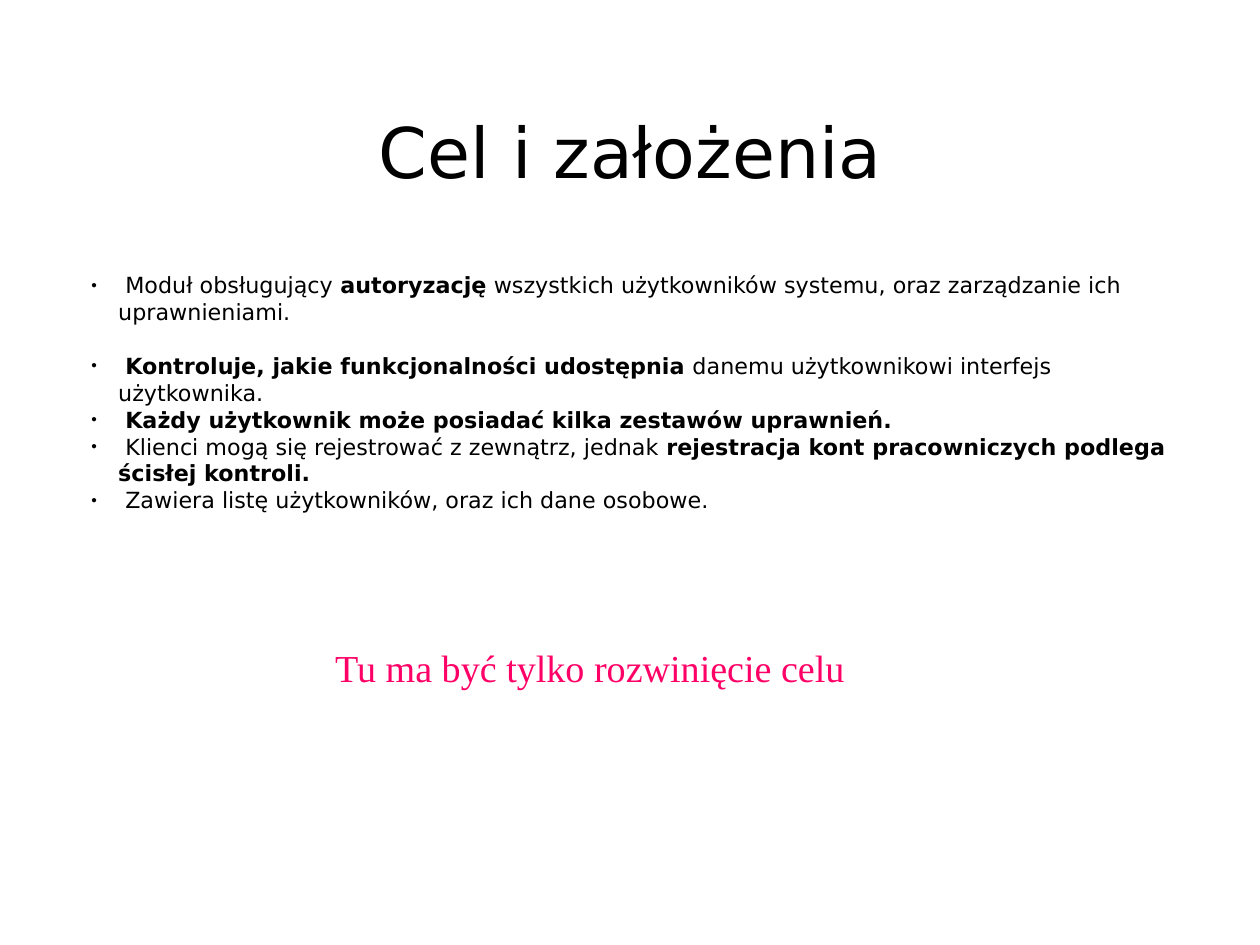
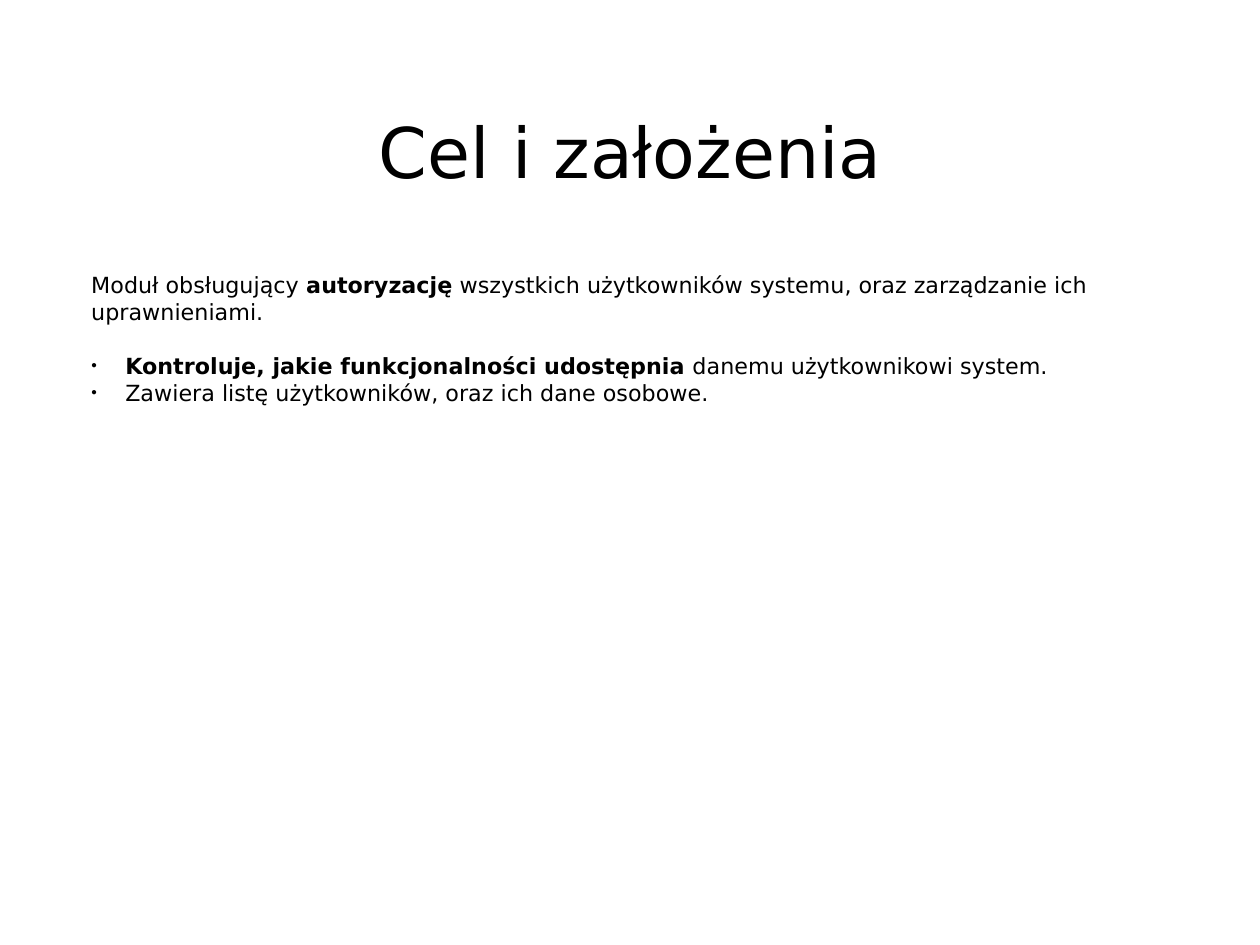
Before and after one commit to KKozlowski/IO2015, a slide deck: slide 2 of projektanci/dostęp/proj_prez.ppt. Drawn at 1260x945 pixels with LibreOffice and Linux fonts; fonts in the diff are those of the drawing. Boxes give left, top, right and bottom in pixels: in the first picture for what was removed or moved away, otherwise in the second. Text is boxed around its words. In the diff, an @@ line names an element or a change of style, - is before the commit and + after.

```diff
--- a/projektanci/dostęp/proj_prez.ppt
+++ b/projektanci/dostęp/proj_prez.ppt
@@ text at <box>91,275,1086,325</box>: bullet ● to none @@
@@ text at <box>125,356,1047,379</box>: text changed @@
-● Kontroluje, jakie funkcjonalności udostępnia danemu użytkownikowi interfejs użytkownika.
-● Każdy użytkownik może posiadać kilka zestawów uprawnień.
-● Klienci mogą się rejestrować z zewnątrz, jednak rejestracja kont pracowniczych podlega ścisłej kontroli.
+● Kontroluje, jakie funkcjonalności udostępnia danemu użytkownikowi system.
@@ text removed at <box>335,655,844,690</box> @@
-Tu ma być tylko rozwinięcie celu
```
Also in this commit, not shown: 5 other slides changed, 1 slide added, 1 slide removed, 3 other files.
